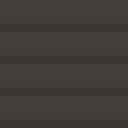
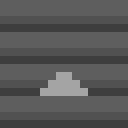
Layered file, before and after one edit (128 × 128). Changes by layer:
showed "Layer 5", painted on it over [left=40, top=72, right=104, bottom=96]
